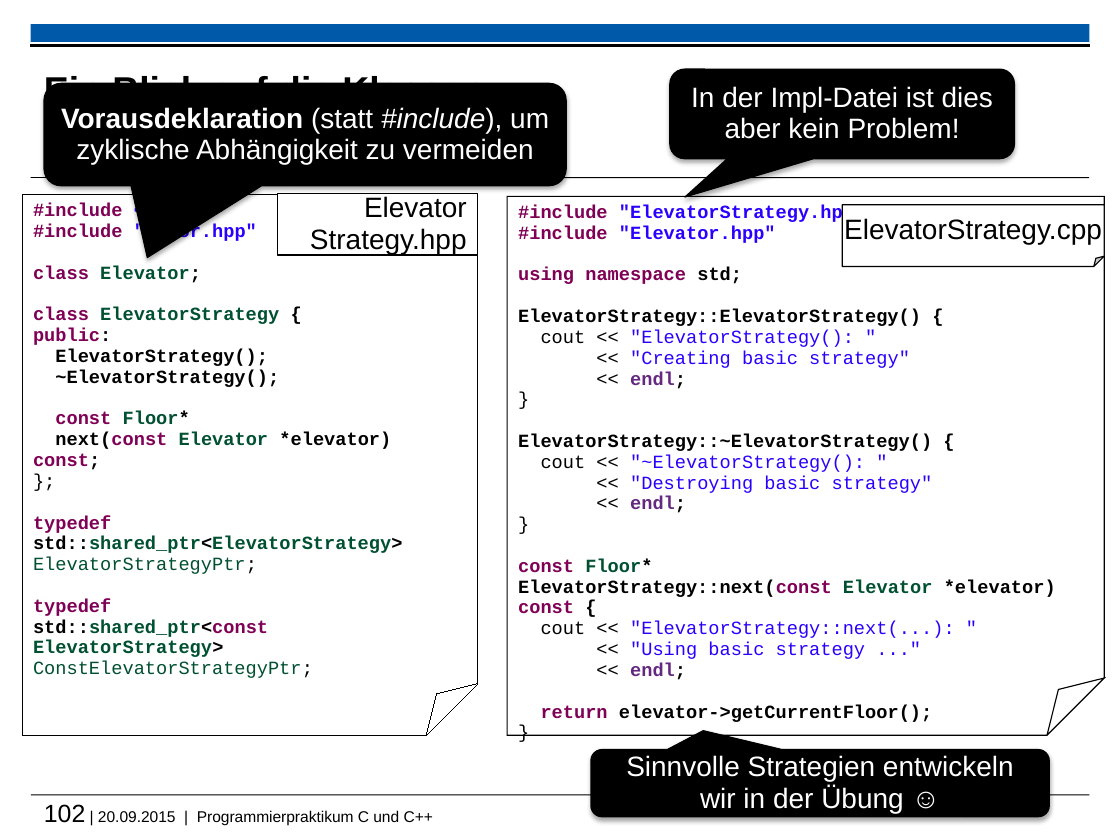
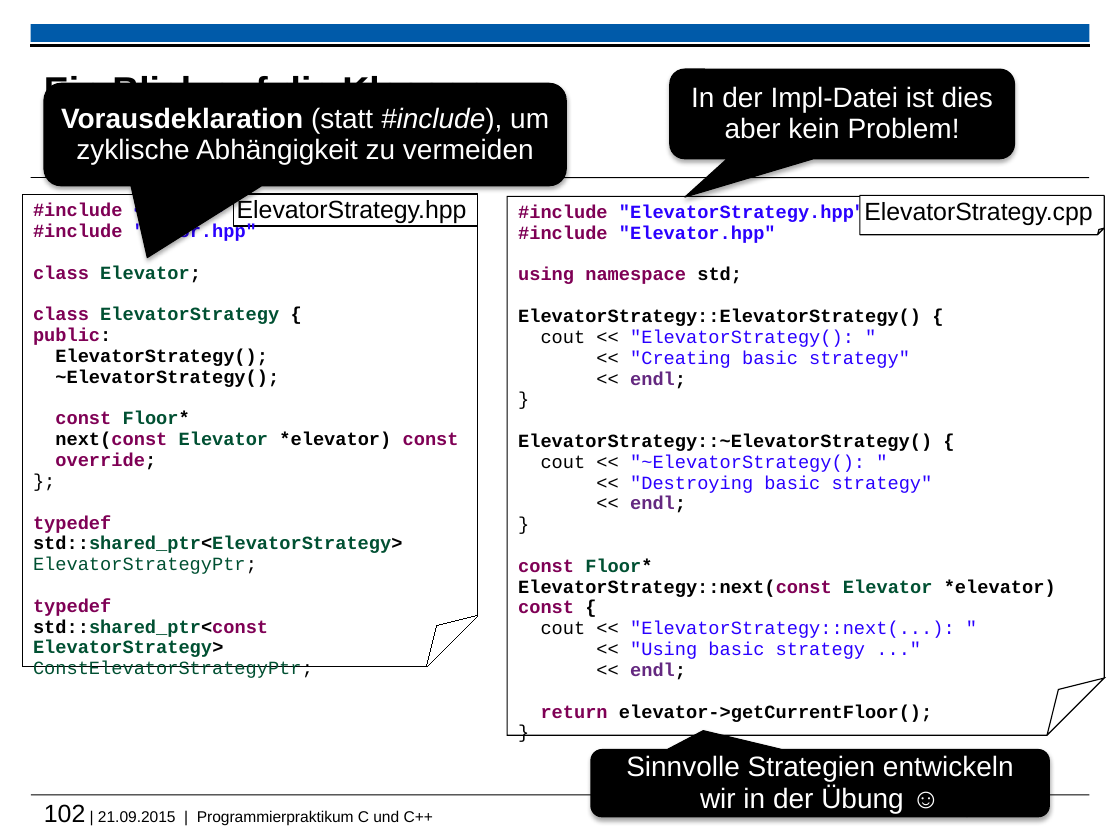
Before and after one commit to h82k/tud-cppp, a slide deck: slide 102 of cppp_lecture.pptx. Drawn at 1120x840 pixels with LibreOffice and Linux fonts; fonts in the diff are those of the drawing; background and template pictures are left out. Boxes give left, top, right and bottom in pixels: in the first picture for what was removed or moved away, otherwise in the second. Text is boxed around its words. In the diff, an @@ line names an element or a change of style, - is before the commit and + after.

```diff
--- a/cppp_lecture.pptx
+++ b/cppp_lecture.pptx
@@ folded corner "#include <memory>" resized from (x1=22, y1=195, x2=478, y2=736) to (x1=22, y1=195, x2=478, y2=668) @@
@@ rectangle "ElevatorStrategy.hpp" resized from (x1=278, y1=194, x2=478, y2=255) to (x1=234, y1=194, x2=478, y2=226) @@
@@ text in rectangle at (x1=237, y1=198, x2=467, y2=224): text changed; size 18 to 16 pt @@
-Elevator
-Strategy.hpp
+ElevatorStrategy.hpp
@@ folded corner "ElevatorStrategy.cpp" resized from (x1=842, y1=205, x2=1104, y2=267) to (x1=860, y1=196, x2=1104, y2=235) @@
@@ folded corner "ElevatorStrategy.cpp" at (x1=860, y1=196, x2=1104, y2=235): size 18 to 16 pt; alignment centre to right @@
@@ text in folded corner at (x1=55, y1=432, x2=459, y2=470): text changed; text colour #000000 to #7F0055 @@
-next(const Elevator *elevator) const;
+next(const Elevator *elevator) const
+override;
@@ text at (x1=44, y1=804, x2=433, y2=825): text changed @@
-102 | 20.09.2015 | Programmierpraktikum C und C++
+102 | 21.09.2015 | Programmierpraktikum C und C++
```
Also in this commit, not shown: 6 other slides changed, 1 slide added, 1 slide removed, 1 other file.
